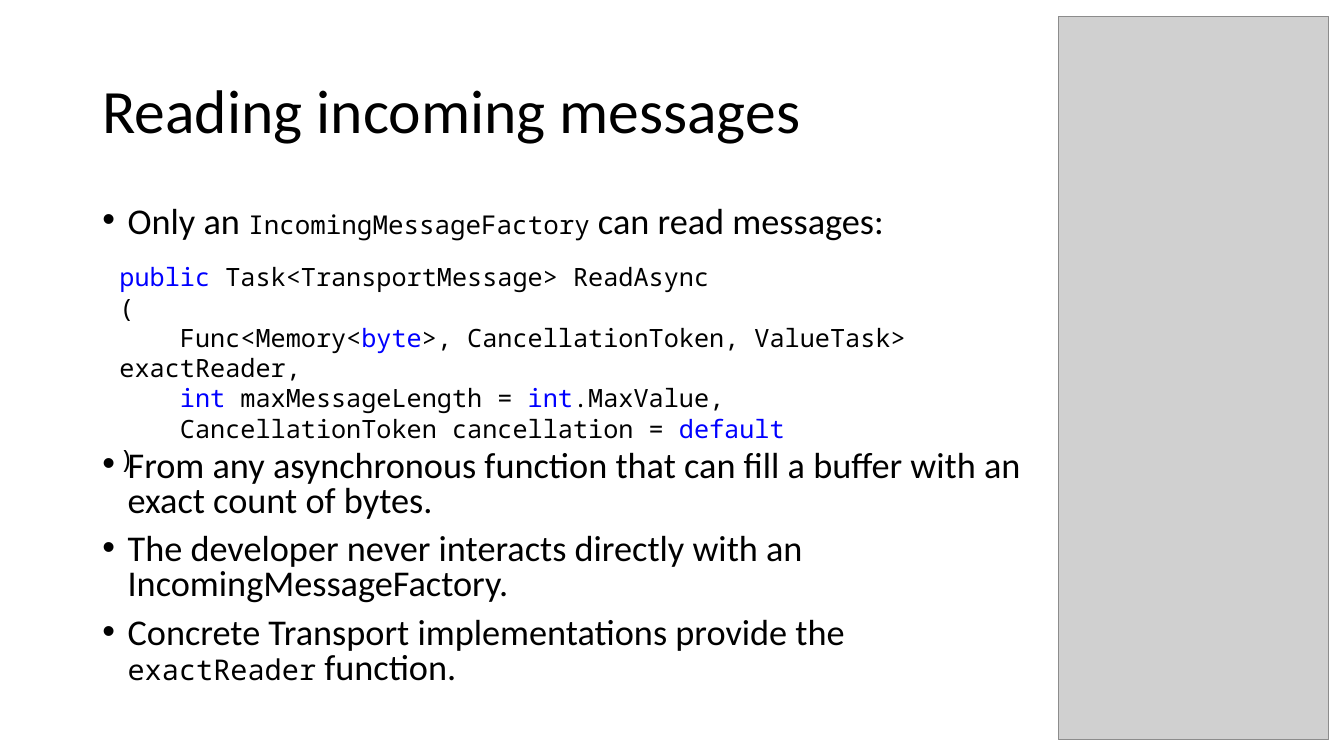
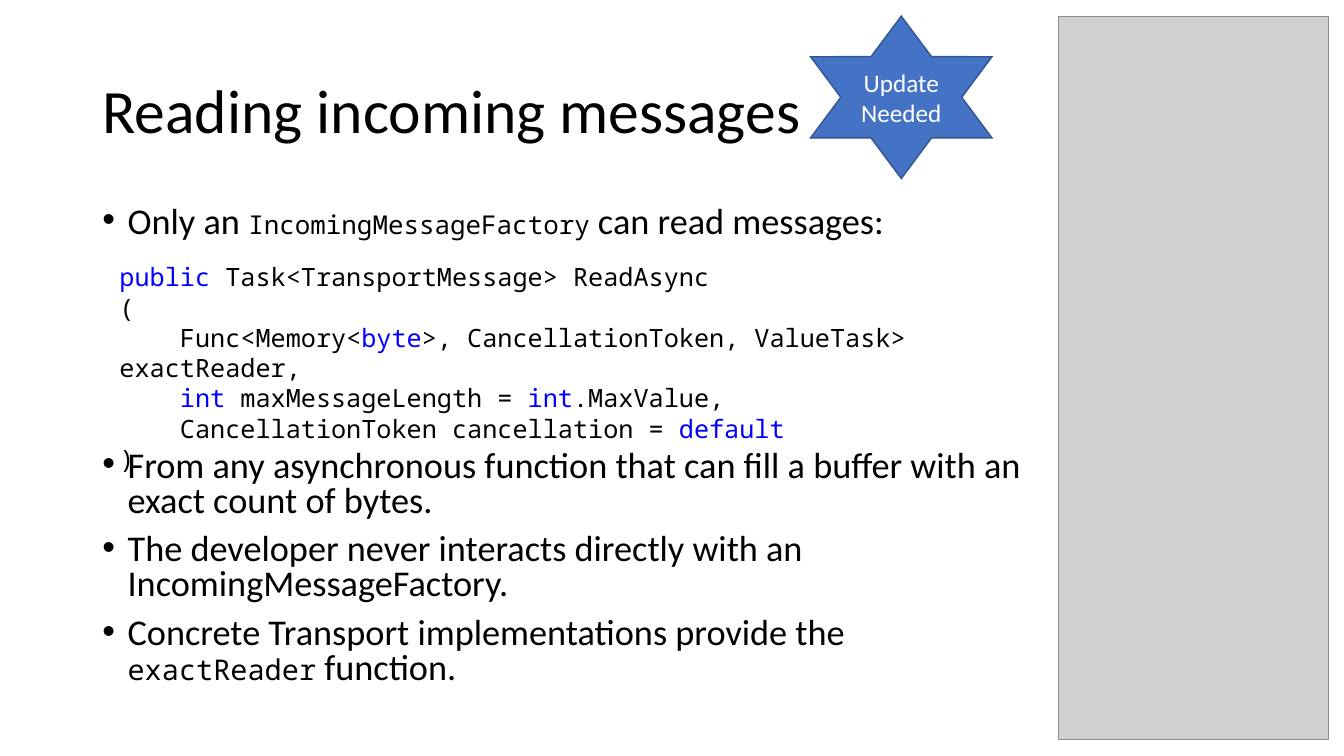
Before and after one commit to signature-opensource/CK-AppIdentity-Transport, a slide deck: slide 32 of Doc/CK-AppIdentity.pptx (slide 30 before the commit). Drawn at 1344x756 pixels with LibreOffice and Linux fonts; fonts in the diff are those of the drawing; grey boxes stand for pictures. Boxes give left, top, right and bottom in pixels: in the first picture for what was removed or moved away, otherwise in the second. Text is boxed around its words. In the diff, an @@ line names an element or a change of style, - is before the commit and + after.

```diff
--- a/Doc/CK-AppIdentity.pptx
+++ b/Doc/CK-AppIdentity.pptx
@@ star added at (811, 16, 992, 178), fill #4472C4, outline #325491 1 pt, 18 pt, text #FFFFFF @@
+Update Needed
```
Also in this commit, not shown: 13 other slides changed, 2 slides added, 19 other files.
